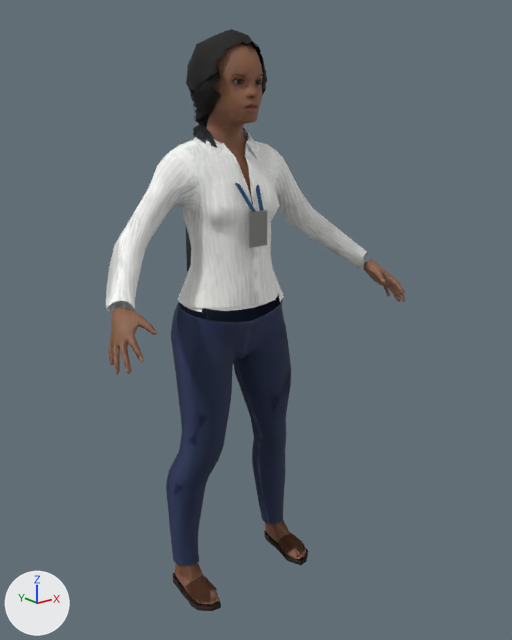
Renders of the glTF model godot-chennai/assets/people/student_backpack.glb from each side of a commit.
Before and after are seen from a 50 mm camera at (-1.058, -1.461, 1.298) aimed at (0.047, -0.08, 0.745). Lighting does not change. The marker at lower left points along +X, +Y and +Z. The older version comes first. Vertices at exactly the same position are counted once.

The scene before the commit, as lines of its bpy script (objects in view):
```python
me_body = bpy.data.meshes.new('Body')
me_body.from_pydata(...)  # 6338 vertices, 9696 faces; spans x -0.438..0.438, y -0.275..0.109, z 0.0..1.448
# faces by material slot: [2340, 7356]
me_body.materials.append(mat_skin)  # picture img_student_backpack_skin
me_body.materials.append(mat_outfit)
me_body_lod1 = bpy.data.meshes.new('Body_LOD1')
me_body_lod1.from_pydata(...)  # 2485 vertices, 3385 faces; spans x -0.437..0.437, y -0.272..0.11, z 0.0..1.447
# faces by material slot: [766, 2619]
me_body_lod1.materials.append(mat_skin)  # picture img_student_backpack_skin
me_body_lod1.materials.append(mat_outfit)
ob_body = bpy.data.objects.new('Body', me_body)
ob_body.location = (0.0, 0.0, 0.0)
ob_body_lod1 = bpy.data.objects.new('Body_LOD1', me_body_lod1)
ob_body_lod1.location = (0.0, 0.0, 0.0)
```
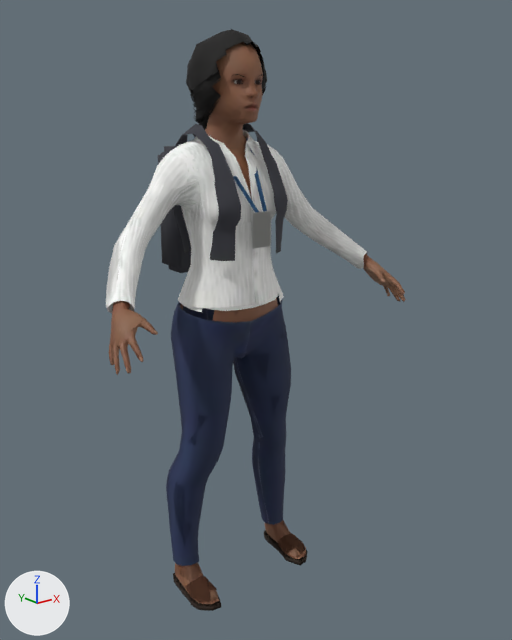
What differs and where, as boxes [x1, y1, x2, y2] in the pictures (512 x 640 px; the box of a moved part takes in the faces that stretch with it):
'Body', reshaped
    before: [106, 30, 405, 611]
    after: [106, 30, 406, 611]
'Body_LOD1', reshaped
    before: [106, 29, 406, 611]
    after: [107, 29, 405, 610]
part 1 of me_body, moved or reshaped (mostly hidden before)
    before: [186, 188, 253, 271]
    after: [158, 146, 191, 273]
part 2 of me_body, moved or reshaped
    before: [249, 210, 267, 248]
    after: [253, 211, 271, 249]
part 3 of me_body, moved or reshaped
    before: [264, 530, 308, 565]
    after: [264, 531, 307, 566]
part 4 of me_body, moved or reshaped
    both: [173, 573, 221, 611]
part 5 of me_body, added
    after: [242, 123, 288, 253]
part 6 of me_body, added
    after: [174, 132, 241, 261]
part 7 of me_body, added (brown)
    after: [214, 298, 277, 323]
part 8 of me_body, moved or reshaped
    before: [109, 30, 364, 562]
    after: [112, 30, 370, 562]
part 9 of me_body_lod1, rebuilt
    before: [265, 531, 308, 565]
    after: [265, 530, 307, 565]
part 10 of me_body_lod1, rebuilt
    before: [173, 576, 220, 611]
    after: [173, 577, 220, 610]
part 11 of me_body_lod1, added
    after: [252, 127, 288, 252]
part 12 of me_body_lod1, added
    after: [173, 124, 241, 261]
part 13 of me_body_lod1, added
    after: [160, 152, 190, 268]
part 14 of me_body_lod1, moved or reshaped
    before: [106, 43, 406, 427]
    after: [107, 43, 405, 427]

The edits, one by one:
me_body is used by ob_body; location (0.0, 0.0, 0.0).
me_body had 6338 vertices, 9696 faces and spanned x -0.438..0.438, y -0.275..0.109, z 0.0..1.448.
me_body now has 6373 vertices, 9698 faces and spans x -0.438..0.438, y -0.275..0.172, z 0.0..1.448.
me_body part 1: the loose piece of 32 vertices spanning x -0.09..0.09, y -0.048..0.052, z 0.855..1.179 is moved by (0.0, 0.121, 0.0).
me_body part 2: the loose piece of 4 vertices spanning x -0.027..0.027, y -0.148, z 0.956..1.041 is moved by (0.0, -0.012, 0.0).
me_body part 3: the loose piece of 60 vertices spanning x 0.127..0.202, y -0.168..0.02, z 0.0..0.012 is moved by (-0.002, 0.0, 0.0).
me_body part 4: the loose piece of 60 vertices spanning x -0.202..-0.127, y -0.168..0.02, z 0.0..0.012 is moved by (0.002, 0.0, 0.0).
me_body part 5: a new loose piece of 72 vertices spanning x 0.05..0.109, y -0.151..0.09, z 0.924..1.239, in mat_outfit.
me_body part 6: a new loose piece of 72 vertices spanning x -0.109..-0.05, y -0.151..0.09, z 0.924..1.239, in mat_outfit.
me_body part 7: a new loose piece of 15 vertices spanning x -0.111..0.111, y -0.124..-0.098, z 0.727..0.839, in mat_skin (picture img_student_backpack_skin).
me_body part 8: 6 vertices moved from x -0.058..0.018, y -0.146..0.062, z 0.965..1.205 to x -0.058..0.018, y -0.158..0.062, z 0.965..1.205; 306 vertices removed from x -0.394..0.365, y -0.163..0.101, z 0.098..1.444; 190 vertices added at x -0.353..0.365, y -0.163..0.101, z 0.093..1.442.
Other edits to the shape of me_body do not show in these pictures.
me_body_lod1 is used by ob_body_lod1; location (0.0, 0.0, 0.0).
me_body_lod1 had 2485 vertices, 3385 faces and spanned x -0.437..0.437, y -0.272..0.11, z 0.0..1.447.
me_body_lod1 now has 2521 vertices, 3383 faces and spans x -0.438..0.437, y -0.272..0.172, z 0.0..1.447.
me_body_lod1 part 9: the loose piece of 27 vertices spanning x 0.127..0.202, y -0.168..0.02, z 0.0..0.012 is rebuilt with 26 vertices and now spans x 0.125..0.2, y -0.167..0.02, z 0.0..0.012.
me_body_lod1 part 10: the loose piece of 27 vertices spanning x -0.202..-0.127, y -0.168..0.02, z 0.0..0.012 is rebuilt with 26 vertices and now spans x -0.2..-0.125, y -0.167..0.02, z 0.0..0.012.
me_body_lod1 part 11: a new loose piece of 40 vertices spanning x 0.05..0.109, y -0.15..0.09, z 0.924..1.239, in mat_outfit.
me_body_lod1 part 12: a new loose piece of 38 vertices spanning x -0.109..-0.05, y -0.15..0.09, z 0.924..1.239, in mat_outfit.
me_body_lod1 part 13: a new loose piece of 14 vertices spanning x -0.09..0.09, y 0.072..0.172, z 0.869..1.165, in mat_outfit.
me_body_lod1 part 14: 30 vertices moved from x -0.428..0.431, y -0.255..0.05, z 0.765..1.424 to x -0.429..0.43, y -0.256..0.05, z 0.765..1.429; 209 vertices removed from x -0.437..0.437, y -0.259..0.1, z 0.485..1.436; 190 vertices added at x -0.438..0.437, y -0.257..0.099, z 0.496..1.436.
Other edits to the shape of me_body_lod1 do not show in these pictures.
